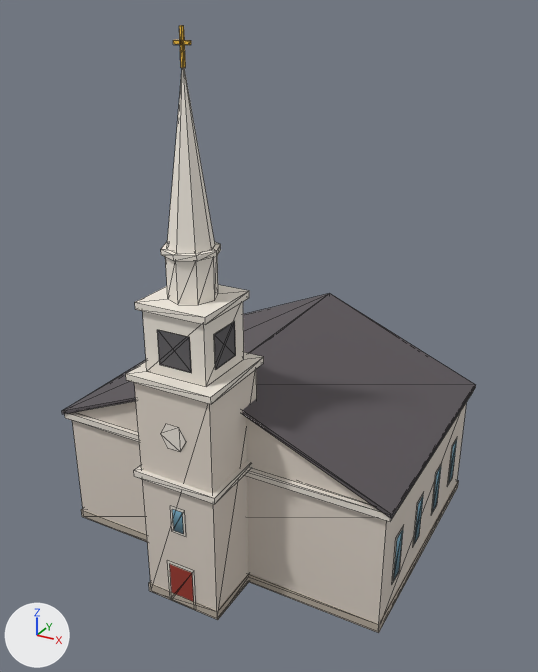
One commit to the glTF model newcity/art/kit/common_church_far.glb: the scene before it, then after it.
Before and after are seen from a 50 mm lens placed at (21.2, -37.8, 32.7), pointed at (0.9, -1.1, 14.3). Every picture has the same lights, and +X, +Y and +Z are marked at lower left. The first picture is the older version. Mesh edges are drawn as thin lines. Vertices at exactly the same position are counted once.

In view in the first picture: 'common_church_far'.
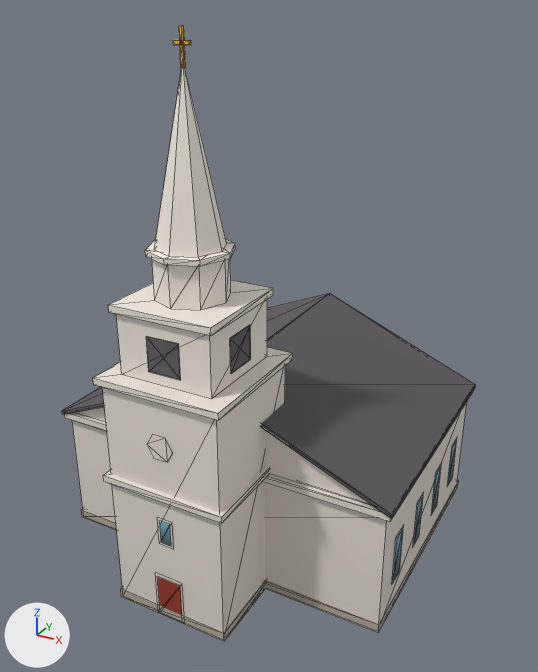
What differs and where, as boxes [x1, y1, x2, y2] in the pictures (538 x 672 px; the box of a moved part takes in the faces that stretch with it):
'common_church_far', reshaped: before [62, 25, 476, 633]; after [62, 25, 476, 641]
part 1 of me_common_church_far, moved or reshaped: before [134, 370, 257, 610]; after [102, 366, 285, 632]
part 2 of me_common_church_far, moved or reshaped: before [149, 574, 249, 620]; after [121, 580, 266, 641]
part 3 of me_common_church_far, moved or reshaped: before [134, 461, 251, 504]; after [103, 467, 269, 523]
part 4 of me_common_church_far, moved or reshaped: before [126, 352, 264, 404]; after [93, 347, 293, 420]
part 5 of me_common_church_far, moved or reshaped: before [168, 561, 196, 602]; after [155, 573, 184, 615]
part 6 of me_common_church_far, moved or reshaped: before [170, 564, 194, 602]; after [157, 576, 182, 615]
part 7 of me_common_church_far, moved or reshaped: before [170, 506, 186, 537]; after [157, 517, 174, 549]
part 8 of me_common_church_far, moved or reshaped: before [172, 509, 183, 534]; after [160, 521, 171, 546]
part 9 of me_common_church_far, moved or reshaped: before [160, 424, 186, 451]; after [147, 434, 173, 462]
part 10 of me_common_church_far, moved or reshaped: before [142, 302, 244, 387]; after [116, 300, 267, 399]
part 11 of me_common_church_far, moved or reshaped: before [157, 330, 191, 373]; after [146, 336, 181, 380]
part 12 of me_common_church_far, moved or reshaped: before [214, 321, 236, 370]; after [230, 325, 251, 374]
part 13 of me_common_church_far, moved or reshaped: before [135, 285, 249, 325]; after [108, 280, 273, 335]
part 14 of me_common_church_far, moved or reshaped: before [165, 257, 218, 305]; after [152, 259, 231, 310]
part 15 of me_common_church_far, moved or reshaped: before [161, 242, 221, 261]; after [145, 240, 236, 266]
part 16 of me_common_church_far, moved or reshaped: before [167, 68, 215, 254]; after [154, 68, 227, 257]

The change, as a diff of the scene's bpy script:
```diff
--- a/newcity/art/kit/common_church_far.glb.py
+++ b/newcity/art/kit/common_church_far.glb.py
@@ me_common_church_far @@
 # used by ob_common_church_far; location = (0.0, 0.0, 0.0)
-me_common_church_far.from_pydata(...)  # 287 vertices, 306 faces; spans x -11.4..11.4, y -10.3..10.0, z 0.0..32.0
+me_common_church_far.from_pydata(...)  # 287 vertices, 306 faces; spans x -11.4..11.4, y -11.5..10.0, z 0.0..32.0
+# me_common_church_far part 1: the loose piece of 8 vertices spanning x -2.4..2.4, y -10.0..-5.2, z 0.0..14.5 is scaled about its middle by (1.5, 1.5, 1)
+# me_common_church_far part 2: the loose piece of 8 vertices spanning x -2.5..2.5, y -10.1..-5.1, z 0.0..0.6 is scaled about its middle by (1.48, 1.48, 1)
+# me_common_church_far part 3: the loose piece of 8 vertices spanning x -2.7..2.7, y -10.3..-4.9, z 8.4..8.8 is scaled about its middle by (1.44, 1.44, 1)
+# me_common_church_far part 4: the loose piece of 8 vertices spanning x -2.7..2.7, y -10.3..-4.9, z 14.5..14.9 is scaled about its middle by (1.44, 1.44, 1)
+# me_common_church_far part 5: the loose piece of 4 vertices spanning x -0.9..0.9, y -10.0, z 0.0..3.0 is moved by (0.0, -1.2, 0.0)
+# me_common_church_far part 6: the loose piece of 4 vertices spanning x -0.8..0.8, y -10.1, z 0.0..2.8 is moved by (0.0, -1.2, 0.0)
+# me_common_church_far part 7: the loose piece of 4 vertices spanning x -0.5..0.5, y -10.0, z 5.2..7.0 is moved by (0.0, -1.2, 0.0)
+# me_common_church_far part 8: the loose piece of 4 vertices spanning x -0.3..0.3, y -10.1, z 5.4..6.8 is moved by (0.0, -1.2, 0.0)
+# me_common_church_far part 9: the loose piece of 6 vertices spanning x -0.9..0.9, y -10.0, z 10.9..12.3 is moved by (0.0, -1.2, 0.0)
+# me_common_church_far part 10: the loose piece of 8 vertices spanning x -1.9..1.9, y -9.5..-5.7, z 14.9..18.5 is scaled about its middle by (1.5, 1.5, 1)
+# me_common_church_far part 11: the loose piece of 8 vertices spanning x -1.0..1.0, y -9.5, z 15.5..17.5 is moved by (0.0, -0.9, 0.0)
+# me_common_church_far part 12: the loose piece of 8 vertices spanning x 1.9, y -8.6..-6.6, z 15.5..17.5 is moved by (0.9, 0.0, 0.0)
+# me_common_church_far part 13: the loose piece of 8 vertices spanning x -2.2..2.2, y -9.8..-5.5, z 18.5..18.9 is scaled about its middle by (1.44, 1.44, 1)
+# me_common_church_far part 14: the loose piece of 16 vertices spanning x -1.4..1.4, y -8.9..-6.2, z 18.9..21.3 is scaled about its middle by (1.5, 1.5, 1)
+# me_common_church_far part 15: the loose piece of 32 vertices spanning x -1.5..1.5, y -9.1..-6.1, z 21.3..21.6 is scaled about its middle by (1.5, 1.5, 1)
+# me_common_church_far part 16: the loose piece of 9 vertices spanning x -1.2..1.2, y -8.8..-6.3, z 21.6..30.6 is scaled about its middle by (1.5, 1.5, 1)
+# other edits to the shape of me_common_church_far do not show in these pictures
 me_common_church_far.materials.append(mat_kit_atlas)
```
